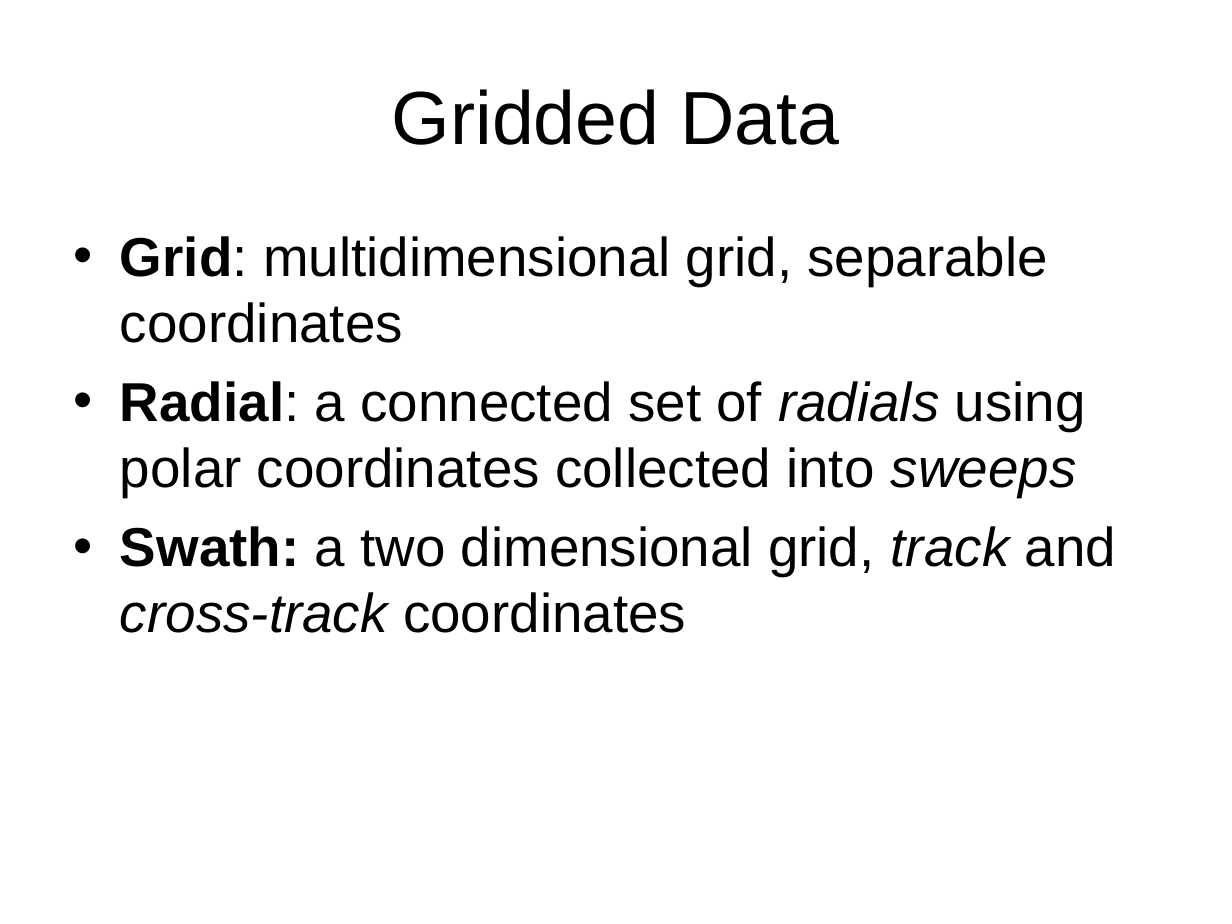
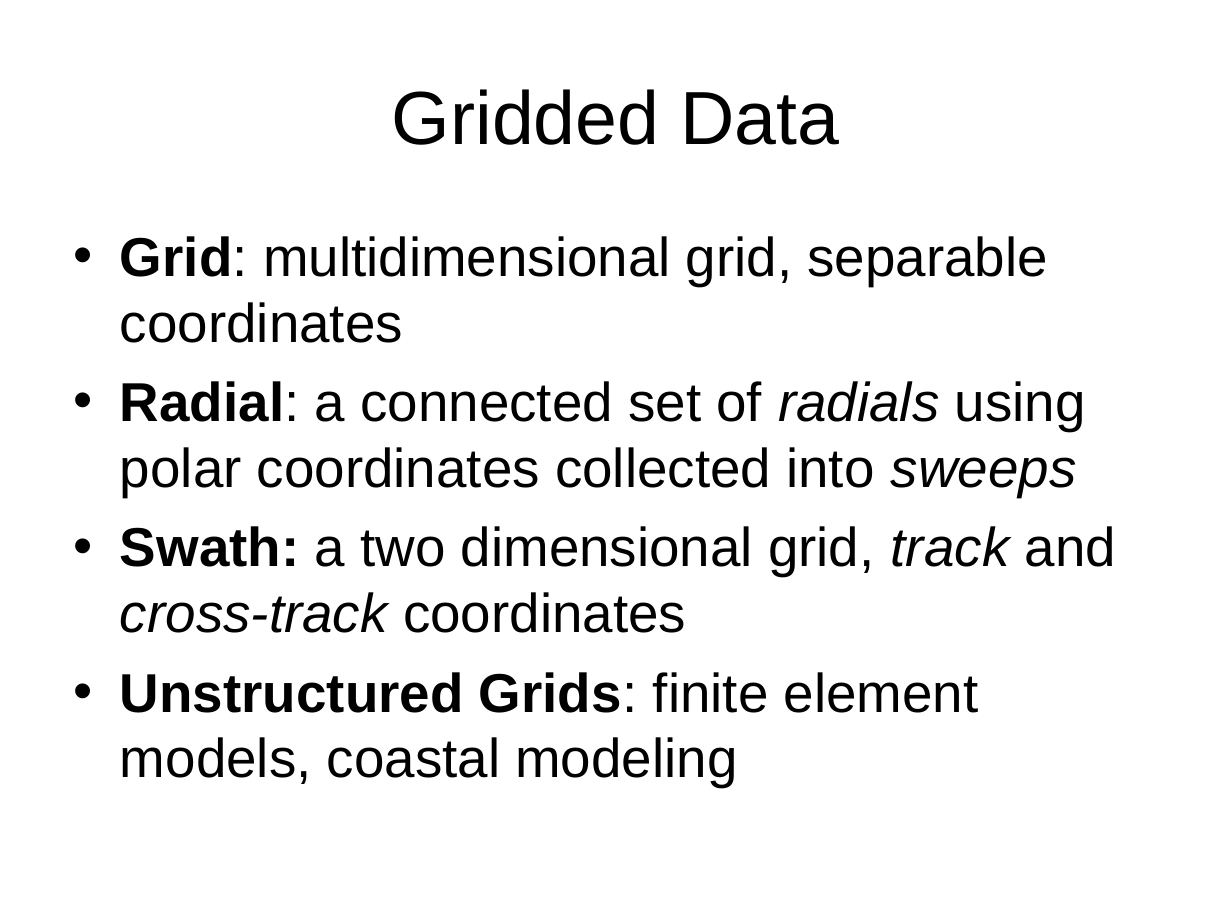
Before and after one commit to ooici-eoi/THREDDS, a slide deck: slide 32 of docs/web/netcdf-java/site/tutorial/CDMoverview.ppt (slide 33 before the commit). Drawn at 1232x924 pixels with LibreOffice and Linux fonts; fonts in the diff are those of the drawing; background and template pictures are left out. Boxes give left, top, right and bottom in pixels: in the first picture for what was removed or moved away, otherwise in the second. Text is boxed around its words. In the diff, an @@ line names an element or a change of style, - is before the commit and + after.

```diff
--- a/docs/web/netcdf-java/site/tutorial/CDMoverview.ppt
+++ b/docs/web/netcdf-java/site/tutorial/CDMoverview.ppt
@@ text at bbox=[120, 672, 979, 787]: paragraph added @@
+• Unstructured Grids: finite element models, coastal modeling
```
Also in this commit, not shown: 4 other slides changed, 3 slides added, 7 slides removed, 33 other files.
